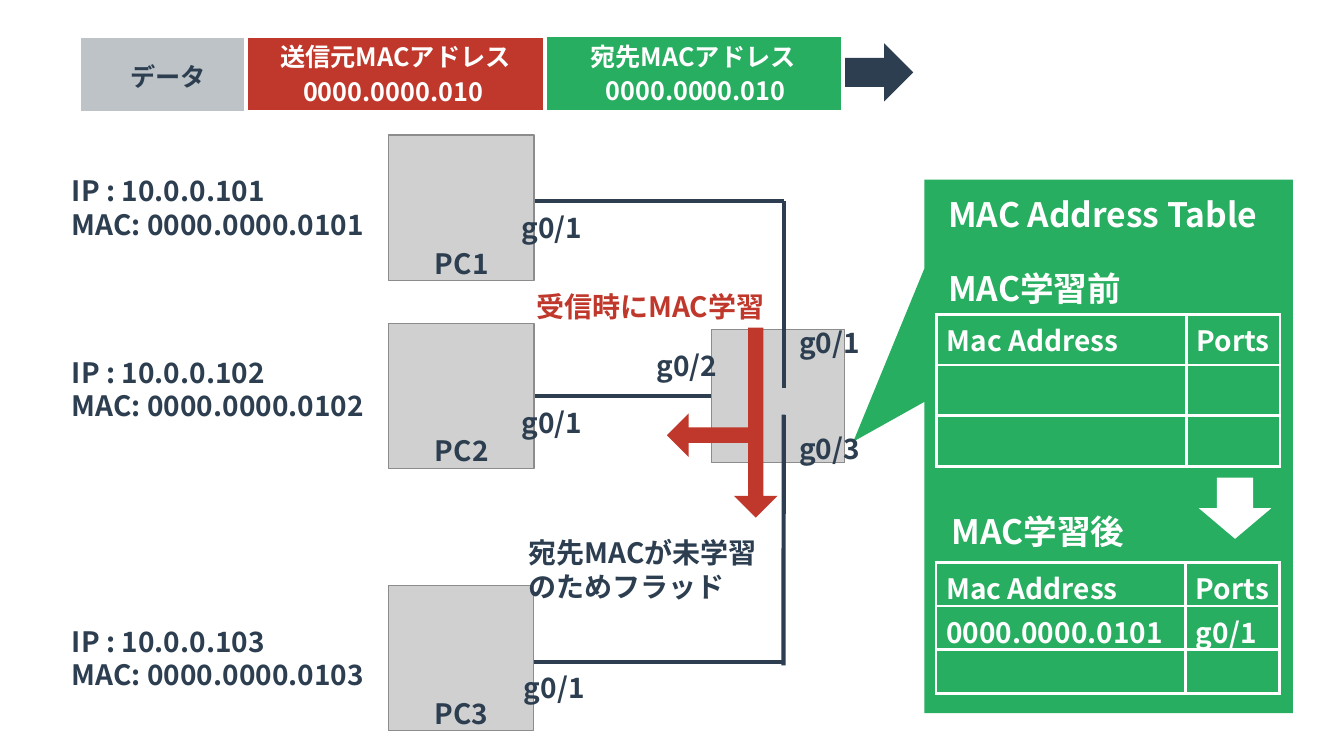
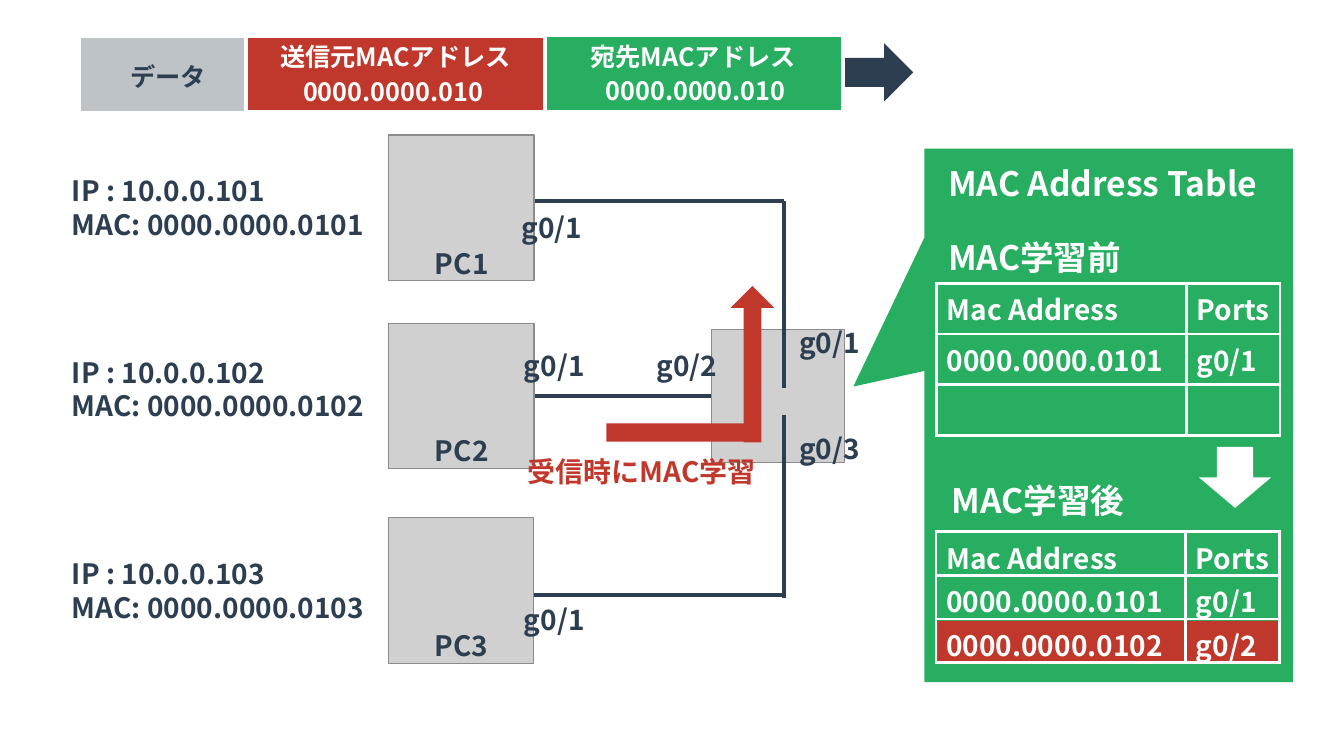
Before and after one commit to yuichi110/www.yuichi.com-network, a slide deck: slide 8 of slides/0025.pptx (slide 7 before the commit). Drawn at 1344x756 pixels with LibreOffice and Linux fonts; fonts in the diff are those of the drawing; grey boxes stand for pictures. Boxes give left, top, right and bottom in pixels: in the first picture for what was removed or moved away, otherwise in the second. Text is boxed around its words. In the diff, an @@ line names an element or a change of style, - is before the commit and + after.

```diff
--- a/slides/0025.pptx
+++ b/slides/0025.pptx
@@ speech box at (x1=925, y1=149, x2=1294, y2=683): proportions changed @@
@@ left arrow at (x1=731, y1=286, x2=774, y2=443): proportions changed; rotation 270 to 90 degrees @@
@@ 3 texts, 1 speech box, 1 down arrow, 1 table moved together from (x1=925, y1=179, x2=1294, y2=713) to (x1=925, y1=149, x2=1294, y2=683) @@
@@ table at (x1=937, y1=283, x2=1280, y2=423) @@
+row 2: 0000.0000.0101 | g0/1
-row 3:  | 
@@ text "g0/1" moved from (x1=522, y1=405, x2=583, y2=441) to (x1=524, y1=348, x2=585, y2=384) @@
@@ left arrow removed at (x1=667, y1=413, x2=756, y2=457) @@
@@ line moved from (784, 414) - (783, 665) to (784, 414) - (784, 598) @@
@@ rectangle added at (x1=607, y1=423, x2=753, y2=442), fill #C0382B @@
@@ text "受信時にMAC学習" rewrapped from (x1=536, y1=293, x2=764, y2=320) to (x1=527, y1=454, x2=755, y2=485) @@
@@ picture moved from (x1=388, y1=586, x2=533, y2=731) to (x1=388, y1=518, x2=533, y2=663) @@
@@ text removed at (x1=528, y1=539, x2=756, y2=605) @@
-宛先MACが未学習
-のためフラッド
@@ table at (x1=937, y1=531, x2=1280, y2=668) @@
-row 3, column 1: 
+row 3, column 1: 0000.0000.0102
-row 3, column 2: 
+row 3, column 2: g0/2
@@ table resized from (x1=937, y1=563, x2=1280, y2=694) to (x1=937, y1=531, x2=1280, y2=668) @@
@@ 2 texts, 1 line moved together from (x1=72, y1=631, x2=784, y2=706) to (x1=72, y1=563, x2=784, y2=638) @@
@@ text "PC3" moved from (x1=435, y1=703, x2=489, y2=732) to (x1=435, y1=635, x2=489, y2=664) @@
@@ rectangle added at (x1=938, y1=621, x2=1279, y2=661), fill #C0382B @@
```
Also in this commit, not shown: 1 other slide changed, 2 slides added, 2 other files.
